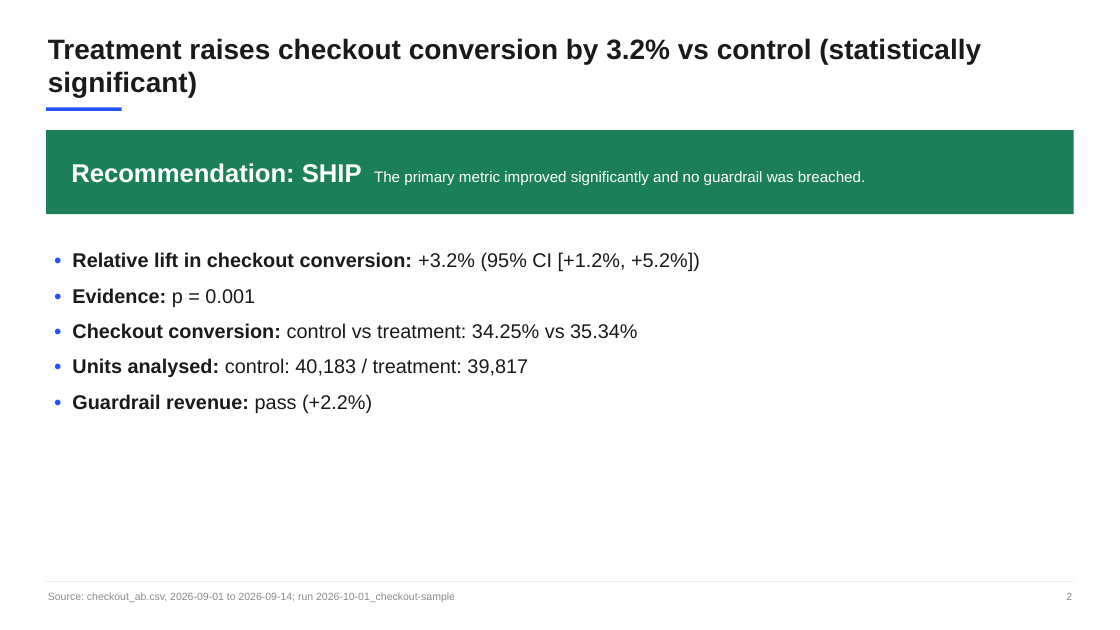
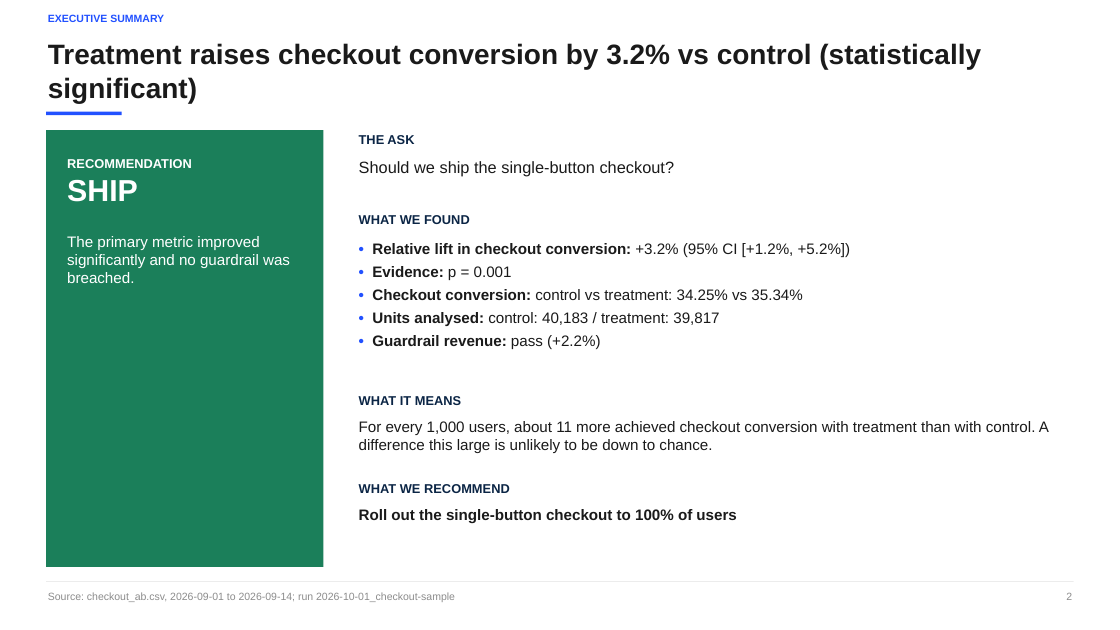
Before and after one commit to rohittiwari001/A-B-Testing-using-Claude-Code, a slide deck: slide 2 of docs/sample/sample_deck.pptx. Drawn at 1120x630 pixels with LibreOffice and Linux fonts; fonts in the diff are those of the drawing. Boxes give left, top, right and bottom in pixels: in the first picture for what was removed or moved away, otherwise in the second. Text is boxed around its words. In the diff, an @@ line names an element or a change of style, - is before the commit and + after.

```diff
--- a/docs/sample/sample_deck.pptx
+++ b/docs/sample/sample_deck.pptx
@@ text added at [48, 14, 164, 22], 9 pt, text #2251FF, bold @@
+EXECUTIVE SUMMARY
@@ text "Treatment raises checkout conversion by ...": place and size @@
-text "Treatment raises checkout conversion by ..." at [48, 38, 981, 97]
+text "Treatment raises checkout conversion by ..." at [48, 43, 981, 103]
@@ rectangle: place and size @@
-rectangle at [46, 108, 122, 111]
+rectangle at [46, 112, 122, 115]
@@ rectangle "RECOMMENDATION": place and size @@
-rectangle "RECOMMENDATION" at [46, 130, 1074, 214]
+rectangle "RECOMMENDATION" at [46, 130, 323, 567]
@@ rectangle "RECOMMENDATION" at [46, 130, 323, 567]: vertical alignment middle to top @@
@@ text added at [359, 135, 414, 144], 11 pt, text #0B2545, bold @@
+THE ASK
@@ text in rectangle at [67, 159, 290, 283]: text changed @@
-Recommendation: SHIP The primary metric improved significantly and no guardrail was breached.
+RECOMMENDATION
+SHIP
+The primary metric improved significantly and no guardrail was breached.
@@ text added at [359, 161, 675, 177], 14 pt, text #1A1A1A @@
+Should we ship the single-button checkout?
@@ text "• Relative lift in checkout ...": place and size @@
-text "• Relative lift in checkout ..." at [72, 252, 700, 413]
+text "• Relative lift in checkout ..." at [372, 243, 851, 349]
@@ text "• Relative lift in checkout ..." at [372, 243, 851, 349]: size 17 to 13 pt; less space between paragraphs @@
@@ text added at [359, 215, 470, 224], 11 pt, text #0B2545, bold @@
+WHAT WE FOUND
@@ text added at [359, 396, 461, 405], 11 pt, text #0B2545, bold @@
+WHAT IT MEANS
@@ text added at [359, 421, 1049, 453], 13 pt, text #1A1A1A @@
+For every 1,000 users, about 11 more achieved checkout conversion with treatment than with control. A difference this large is unlikely to be down to chance.
@@ text added at [359, 484, 510, 493], 11 pt, text #0B2545, bold @@
+WHAT WE RECOMMEND
@@ text added at [359, 509, 736, 523], 13 pt, text #1A1A1A, bold @@
+Roll out the single-button checkout to 100% of users
```
Also in this commit, not shown: 11 other slides changed, 4 slides added, 1 slide removed, 23 other files.
